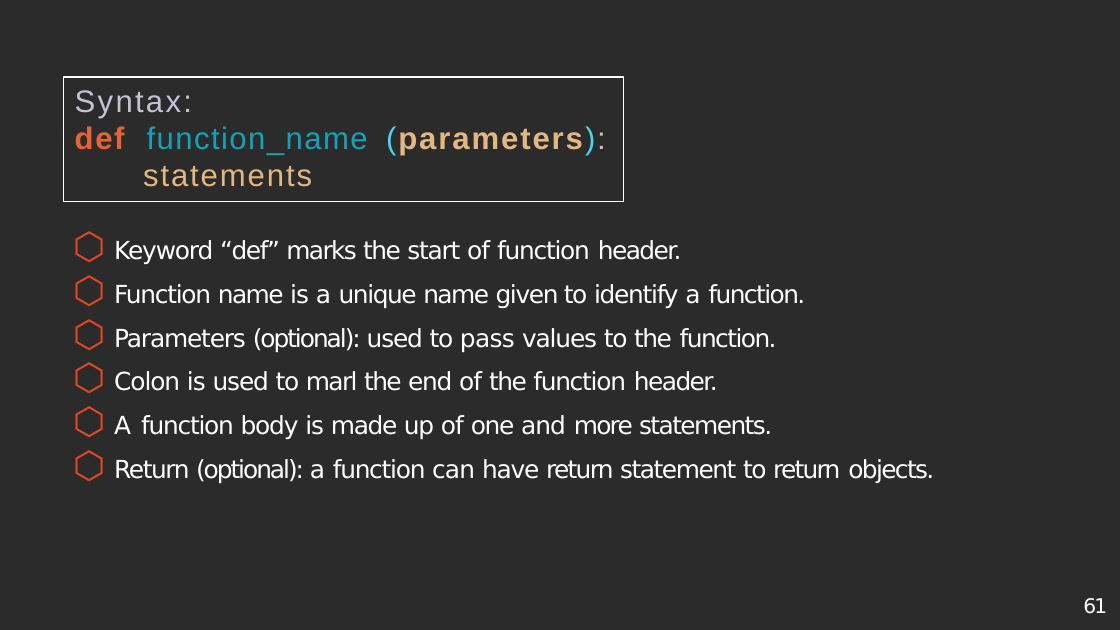
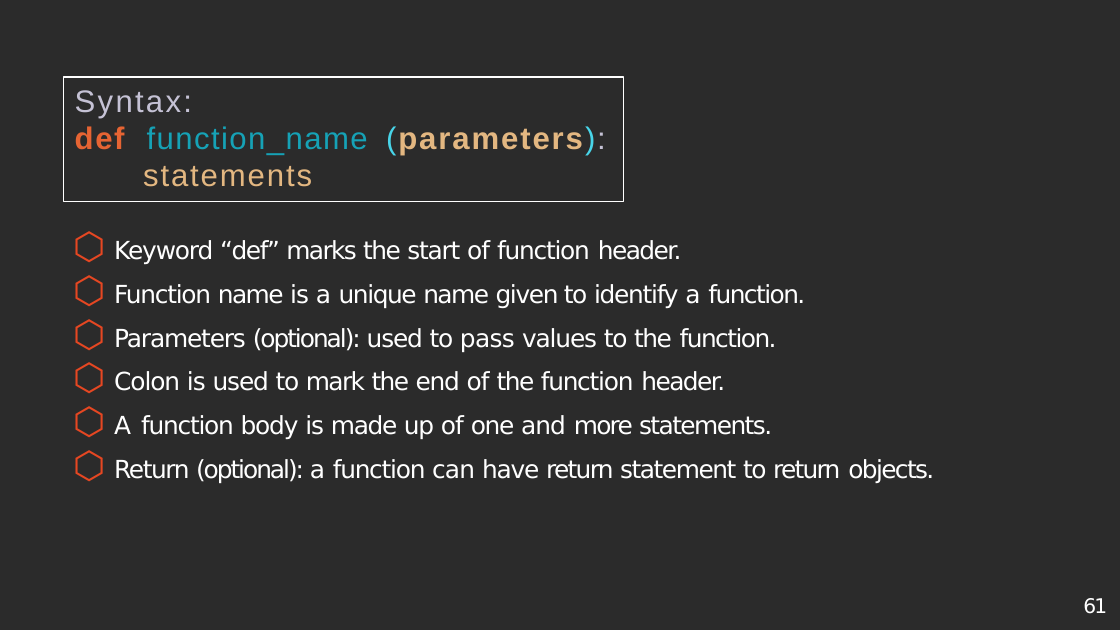
Before and after one commit to deepak404found/newkilo-Python-classes, a slide deck: slide 61 of notes/1. Introduction To python (1)-converted.pptx. Drawn at 1120x630 pixels with LibreOffice and Linux fonts; fonts in the diff are those of the drawing; background and template pictures are left out; a plain dark background stands for a picture behind light text. Boxes give left, top, right and bottom in pixels: in the first picture for what was removed or moved away, otherwise in the second. Text is boxed around its words. In the diff, an @@ line names an element or a change of style, - is before the commit and + after.

```diff
--- a/notes/1. Introduction To python (1)-converted.pptx
+++ b/notes/1. Introduction To python (1)-converted.pptx
@@ text at [114,371,725,391]: text changed @@
-⬡ Colon is used to marl the end of the function header.
+⬡ Colon is used to mark the end of the function header.
```
Also in this commit, not shown: 3 other files.
